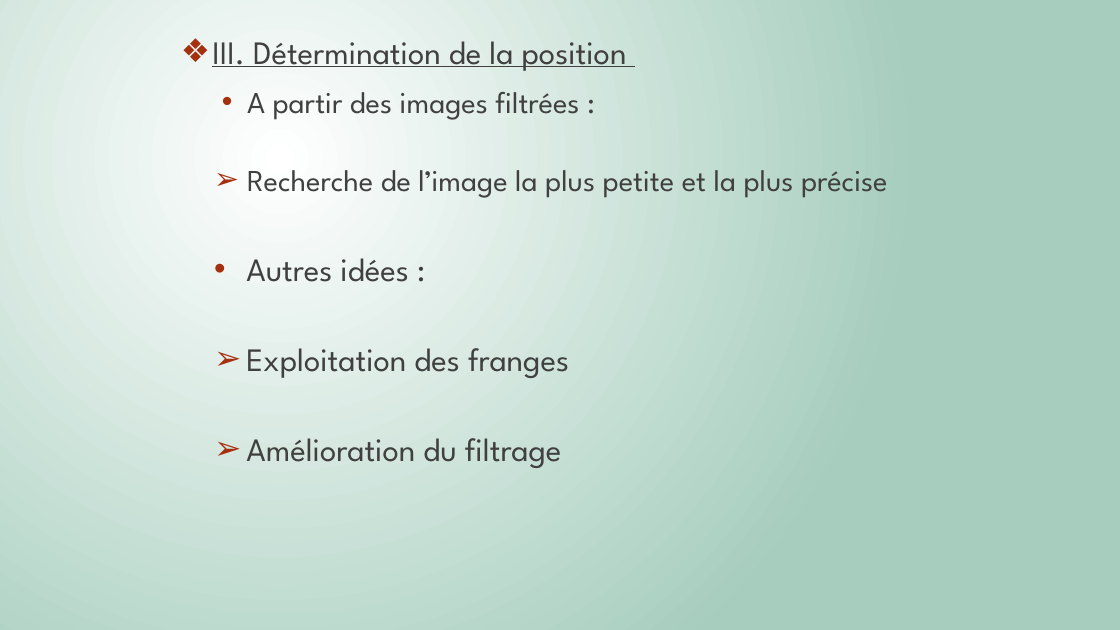
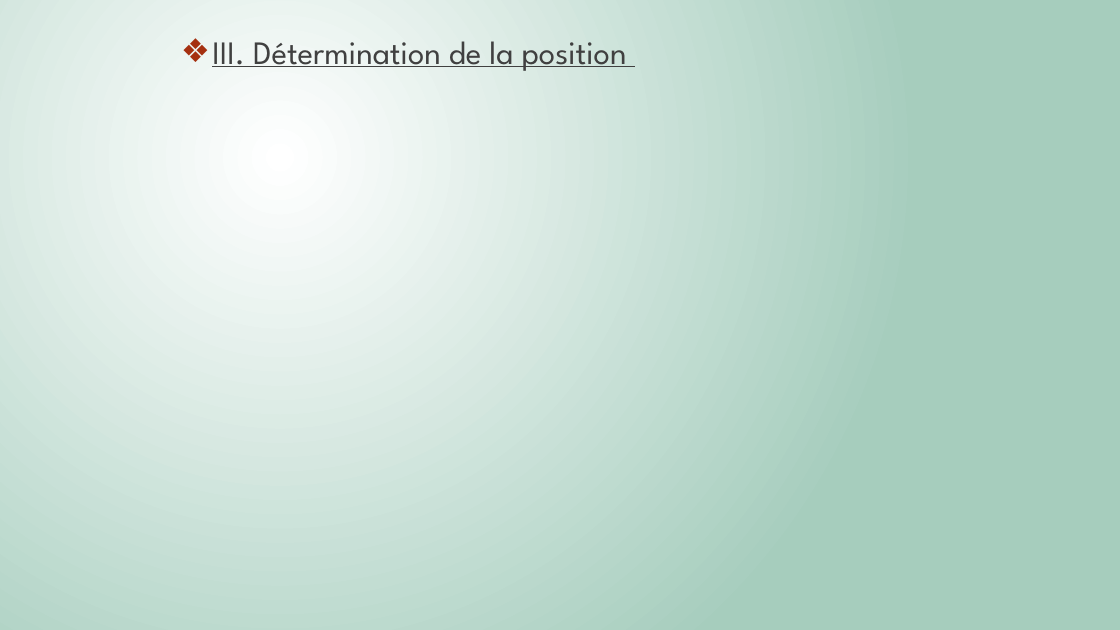
Before and after one commit to Killian-Herveau/PIMS, a slide deck: slide 13 of Pres_Avril/PresentationPIMSAvril.pptx (slide 9 before the commit). Drawn at 1120x630 pixels with LibreOffice and Linux fonts; fonts in the diff are those of the drawing. Boxes give left, top, right and bottom in pixels: in the first picture for what was removed or moved away, otherwise in the second. Text is boxed around its words. In the diff, an @@ line names an element or a change of style, - is before the commit and + after.

```diff
--- a/Pres_Avril/PresentationPIMSAvril.pptx
+++ b/Pres_Avril/PresentationPIMSAvril.pptx
@@ text at [246,92,888,468]: paragraphs removed @@
-  • A partir des images filtrées :
-  ➢ Recherche de l’image la plus petite et la plus précise
-  • Autres idées :
-  ➢ Exploitation des franges
-  ➢ Amélioration du filtrage
```
Also in this commit, not shown: 1 other slide changed, 6 slides added, 3 slides removed, 7 other files.
